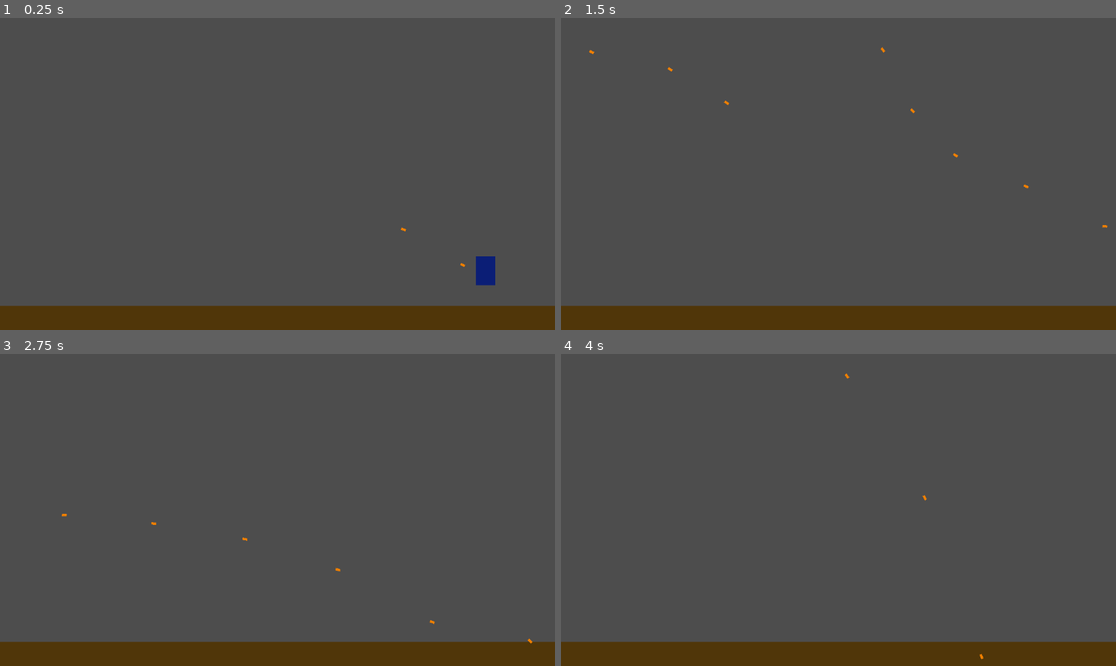
Above: before the commit, frames 1-4 (two rows, left to right).
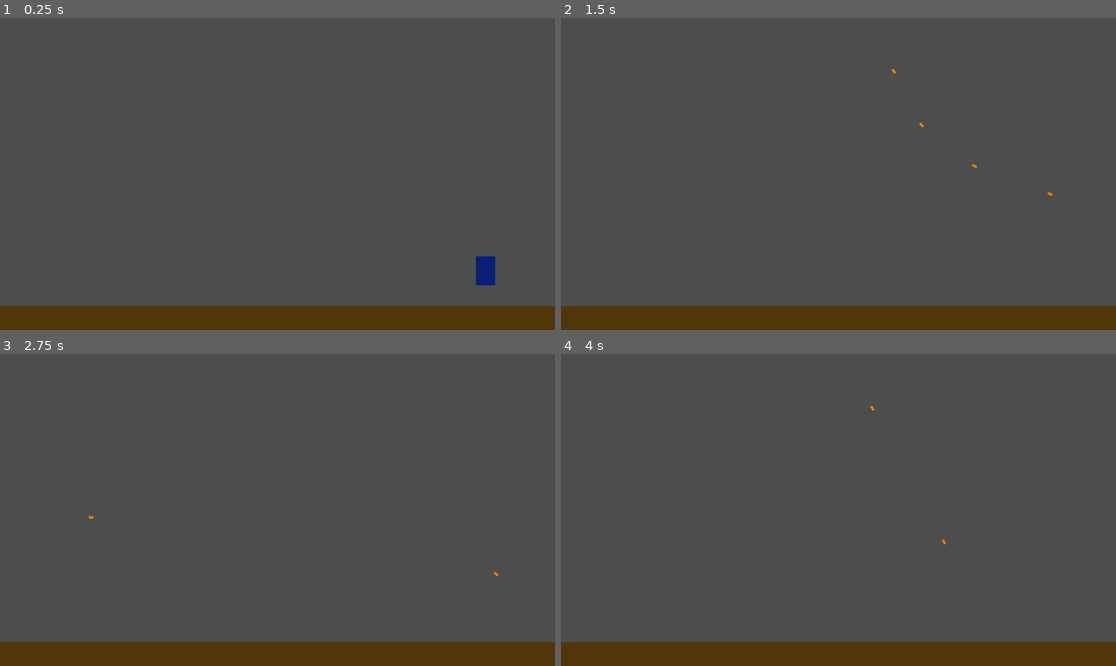
Above: after the commit, the same moments.

Repository: engfelipelacerda/moon-conquerors
Game: Godot game, scene res://scenes/Main.tscn
Two runs of this game, one before a commit and one after it. Both use one fixed random seed, a clock stepped at 60 frames per second and the inputs below.
Inputs (mouse positions are in pixels of both pictures, inside the frame that each line leads up to):
- Up to frame 1 (0.25 s): no input
- Up to frame 2 (1.5 s): move the mouse to (960, 158) at 0.52 s; press the mouse at (960, 158) at 0.53 s; hold Right (ui_right) from 0.53 s (still down); tap Space (ui_accept) at 0.77 s; move the mouse to (727, 189) at 1.27 s; release the mouse at (727, 189) at 1.28 s; click (727, 189) at 1.35 s
- Up to frame 3 (2.75 s): tap Space (ui_accept) at 1.52 s; move the mouse to (333, 441) at 2.02 s; release Right (ui_right) at 2.03 s; press the mouse at (333, 441) at 2.03 s; hold Left (ui_left) from 2.03 s (still down)
- Up to frame 4 (4 s): move the mouse to (810, 572) at 2.77 s; release Left (ui_left) at 2.78 s; release the mouse at (810, 572) at 2.78 s; hold Right (ui_right) from 2.78 s (still down); click (810, 572) at 2.85 s; tap Space (ui_accept) at 3.02, 3.77 s; move the mouse to (1005, 556) at 3.52 s; press the mouse at (1005, 556) at 3.53 s

The runs differ from the first frame. In frame 1, less than 0.1% of the frame differs, in the area x 72-84%, y 67-80%; in frame 2, 0.1%, in the area x 5-99%, y 9-68%; in frame 3, less than 0.1%; in frame 4, less than 0.1%.

Commit message:
Adding shoot by clicking

Diff:
--- a/project.godot
+++ b/project.godot
@@ -38,6 +38,11 @@
 , Object(InputEventKey,"resource_local_to_scene":false,"resource_name":"","device":-1,"window_id":0,"alt_pressed":false …(183 unchanged characters)…
 ]
 }
+shoot={
+"deadzone": 0.2,
+"events": [Object(InputEventMouseButton,"resource_local_to_scene":false,"resource_name":"","device":-1,"window_id":0,"alt_pressed":false,"shift_pressed":false,"ctrl_pressed":false,"meta_pressed":false,"button_mask":0,"position":Vector2(0, 0),"global_position":Vector2(0, 0),"factor":1.0,"button_index":1,"canceled":false,"pressed":false,"double_click":false,"script":null)
+]
+}
 
 [physics]
 
--- a/scripts/Player.gd
+++ b/scripts/Player.gd
@@ -29,9 +29,13 @@
 
 	# Tiro automático
 	fire_timer -= delta
-	if fire_timer <= 0.0:
-		fire_timer = FIRE_RATE
-		shoot()
+	if Input.is_action_pressed("shoot"):
+		if fire_timer <= 0.0:
+			fire_timer = FIRE_RATE
+			shoot()
+
+func _input(event: InputEvent) -> void:
+	pass
 
 func shoot():
 	var bullet = bullet_scene.instantiate()
